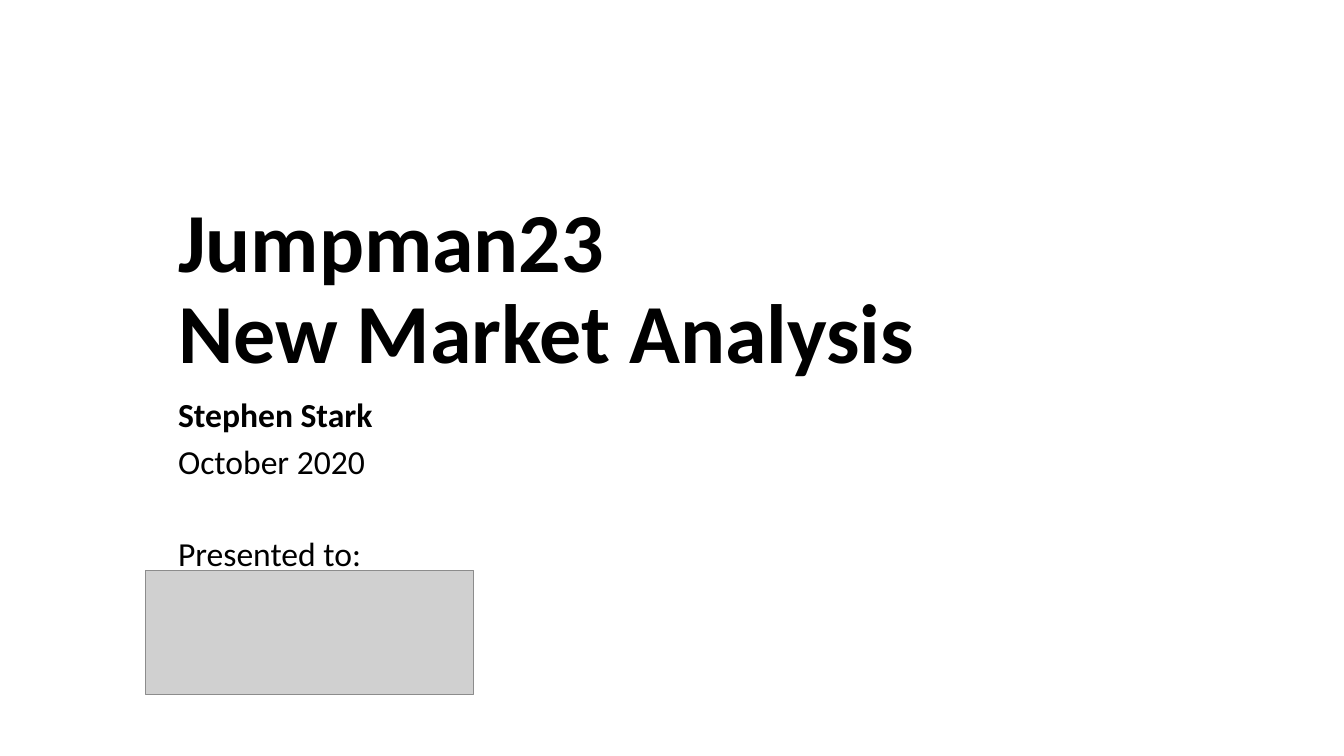
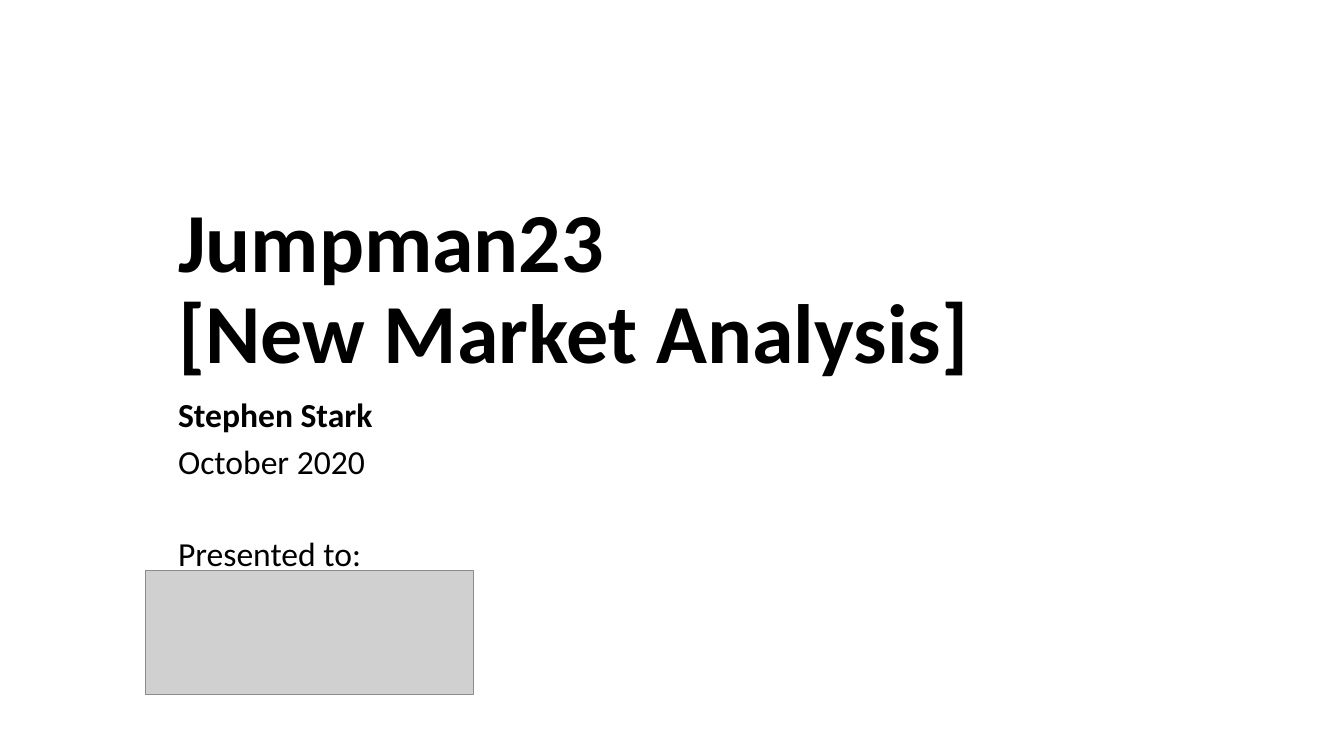
Before and after one commit to sstarkjr/PM_MarketAnalysis, a slide deck: slide 1 of Stephen_Stark_Analysis.pptx. Drawn at 1344x756 pixels with LibreOffice and Linux fonts; fonts in the diff are those of the drawing; grey boxes stand for pictures. Boxes give left, top, right and bottom in pixels: in the first picture for what was removed or moved away, otherwise in the second. Text is boxed around its words. In the diff, an @@ line names an element or a change of style, - is before the commit and + after.

```diff
--- a/Stephen_Stark_Analysis.pptx
+++ b/Stephen_Stark_Analysis.pptx
@@ title at [178, 217, 969, 377]: text changed @@
-Jumpman23
-New Market Analysis
+Jumpman23
+[New Market Analysis]
```
Also in this commit, not shown: 11 other slides changed, 2 slides added, 1 slide removed, 3 other files.
